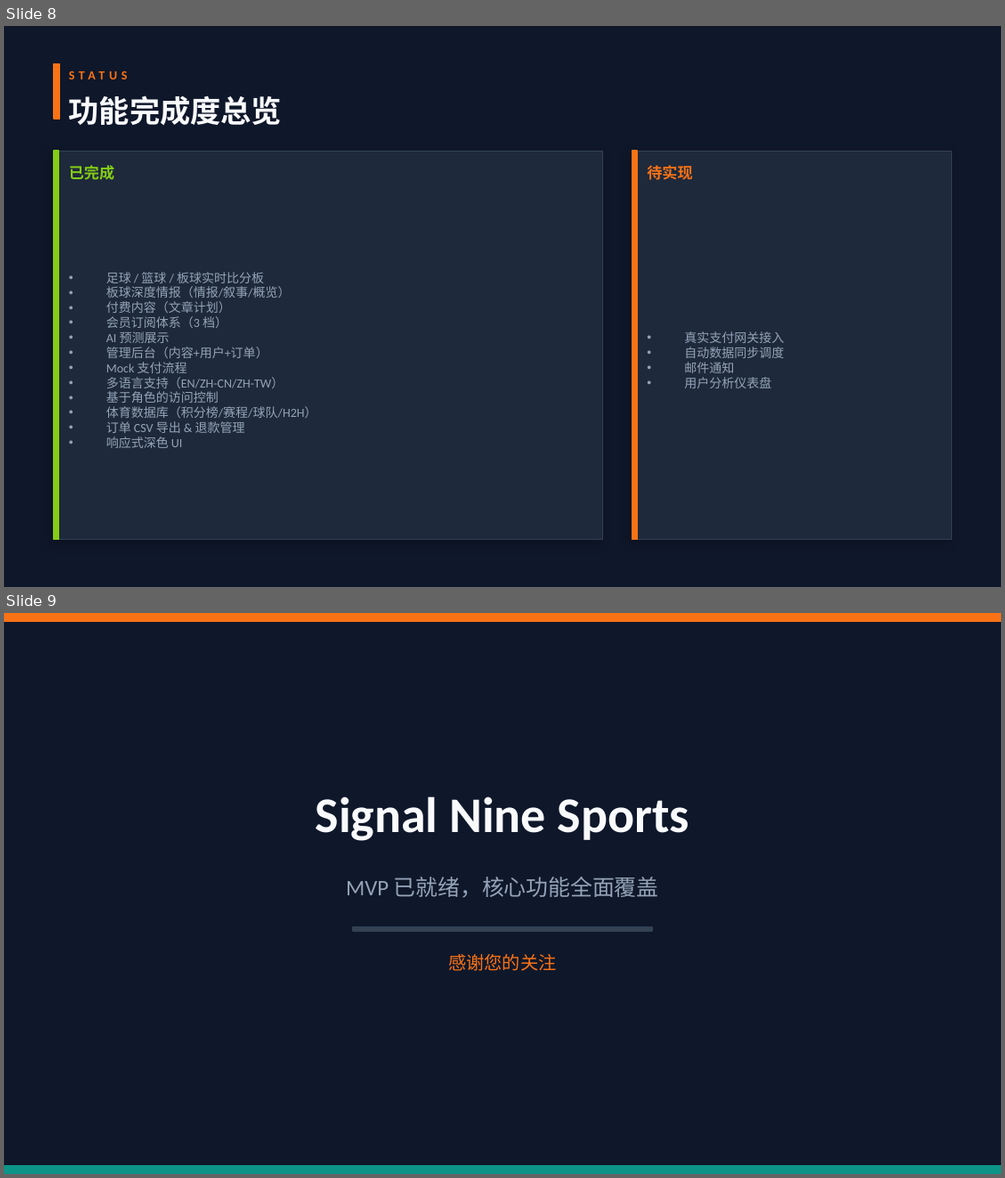
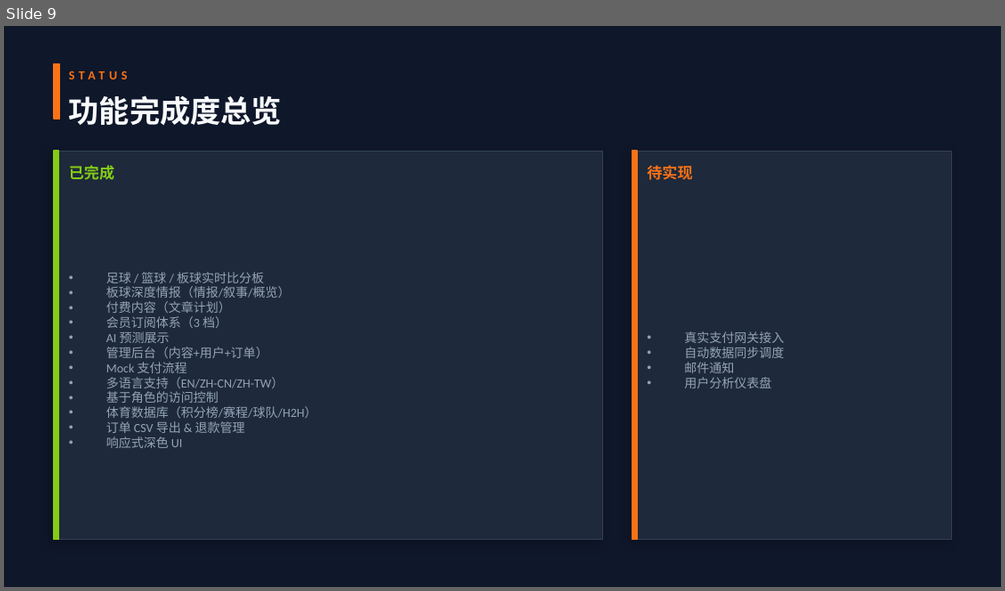
Before and after one commit to qw1447135133-droid/web, a slide deck: Signal-Nine-功能报告.pptx. Shown one above the other, each under a label of ours: slides 8 and 9 before the commit, slide 9 after it. The pictures are 1005x1178 and 1005x591 pixels, drawn with LibreOffice and Linux fonts; fonts in the diff are those of the drawing. Boxes give left, top, right and bottom in pixels: in the first picture for what was removed or moved away, otherwise in the second. Text is boxed around its words. In the diff, an @@ line names an element or a change of style, - is before the commit and + after.

```diff
--- a/Signal-Nine-功能报告.pptx
+++ b/Signal-Nine-功能报告.pptx
@@ slide 9 removed at [4, 613, 1001, 1174], background #0F172A @@
@@ rectangle removed at [4, 613, 1001, 621] @@
@@ text removed at [316, 796, 689, 841] @@
-Signal Nine Sports
@@ text removed at [346, 876, 659, 898] @@
-MVP 已就绪，核心功能全面覆盖
@@ rectangle removed at [353, 927, 652, 931] @@
@@ text removed at [449, 954, 557, 971] @@
-感谢您的关注
@@ rectangle removed at [4, 1165, 1001, 1173] @@
@@ what was slide 8 is now slide 9 @@
```
Also in this commit, not shown: 3 slides added, 49 other files.
